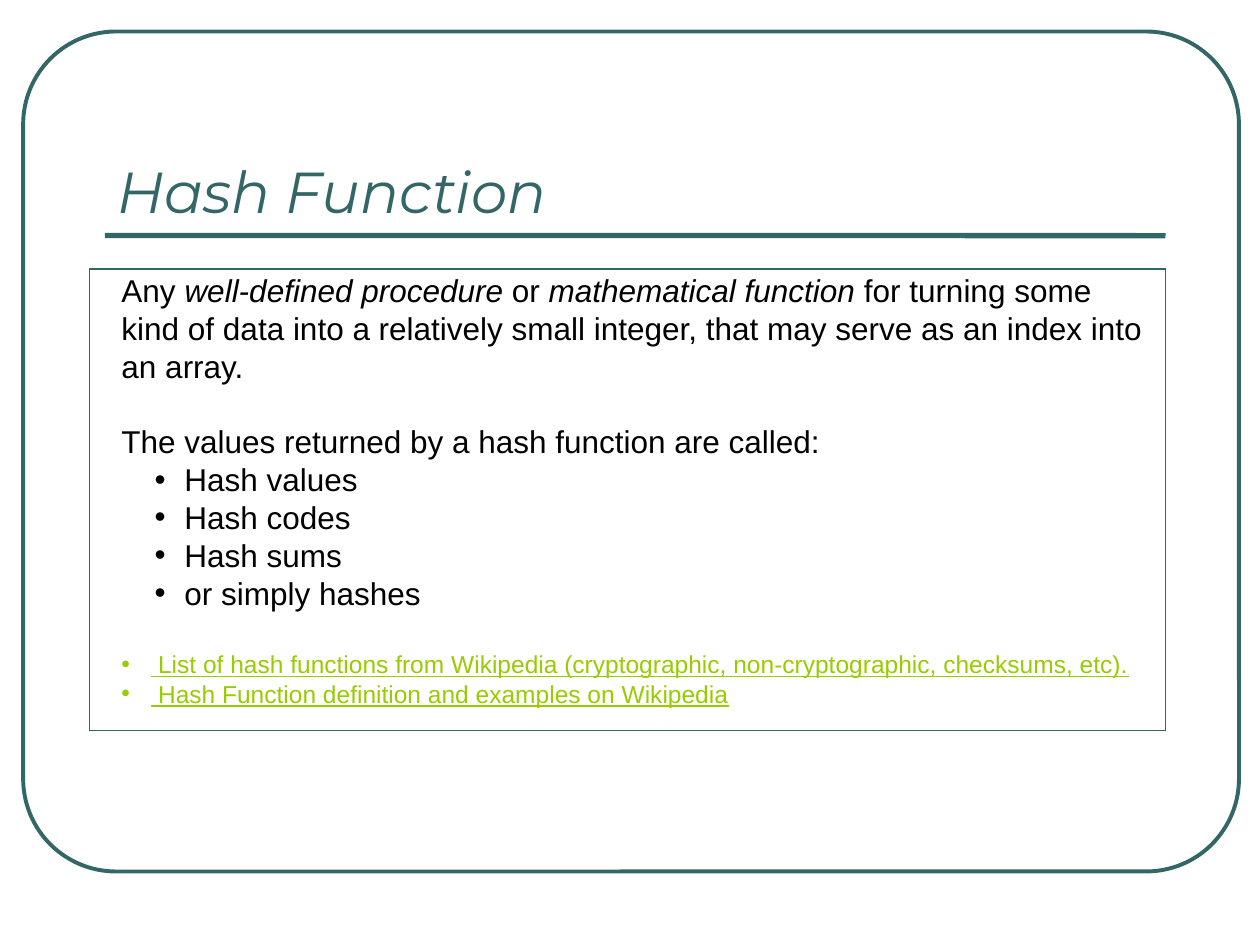
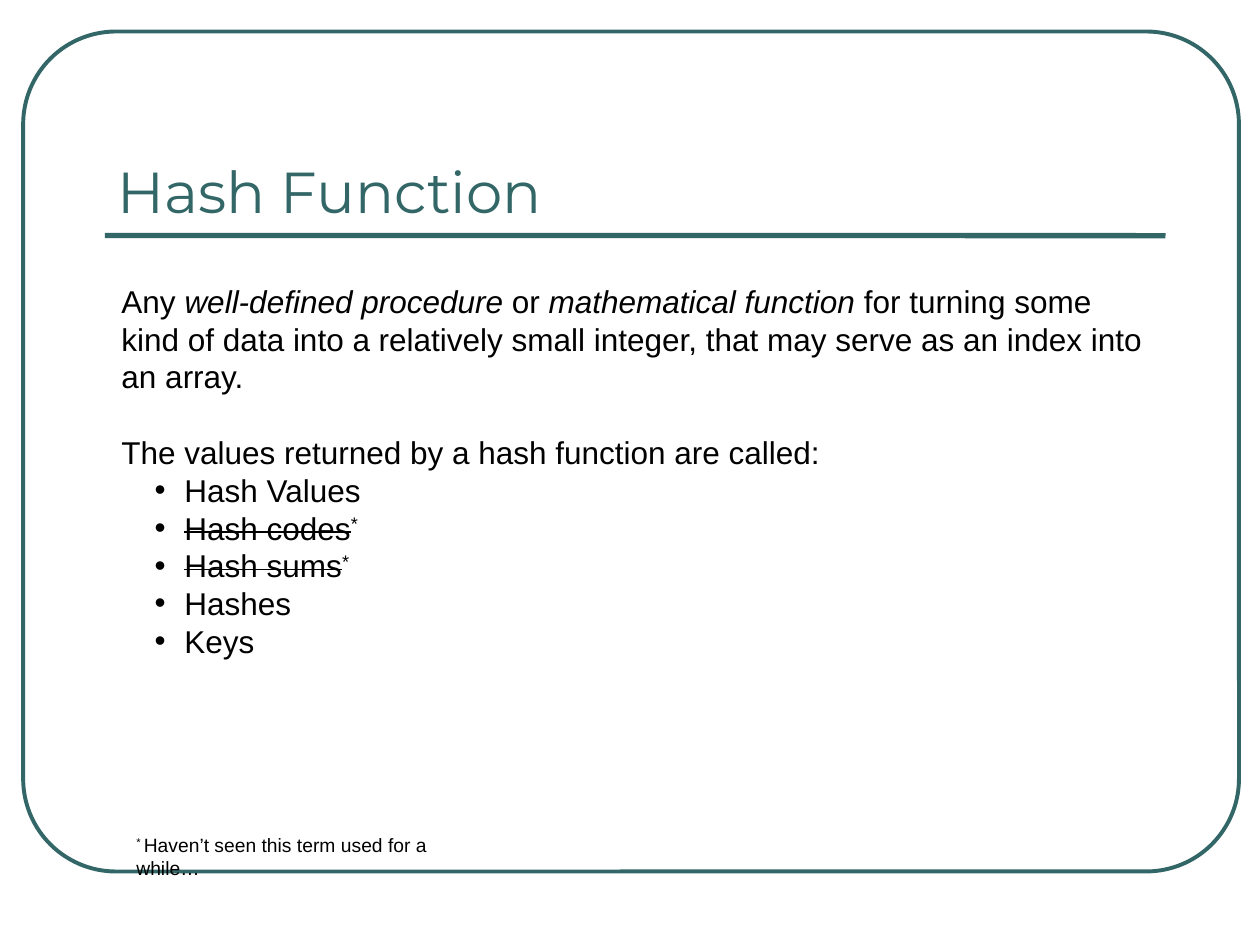
Before and after one commit to rugbyprof/3013-Algorithms, a slide deck: slide 20 of Lectures/07-Hashing/Hashing_Feb_16_2021.pptx (slide 19 before the commit). Drawn at 1260x945 pixels with LibreOffice and Linux fonts; fonts in the diff are those of the drawing. Boxes give left, top, right and bottom in pixels: in the first picture for what was removed or moved away, otherwise in the second. Text is boxed around its words. In the diff, an @@ line names an element or a change of style, - is before the commit and + after.

Commit message:
hash ppt

```diff
--- a/Lectures/07-Hashing/Hashing_Feb_16_2021.pptx
+++ b/Lectures/07-Hashing/Hashing_Feb_16_2021.pptx
@@ text "Hash Function" at [117,170,542,214]: italic off @@
@@ rectangle removed at [89,270,1166,731] @@
@@ text "Any well-defined procedure or mathematical ...": place and size @@
-text "Any well-defined procedure or mathematical ..." at [121,279,1142,708]
+text "Any well-defined procedure or mathematical ..." at [121,290,1142,659]
@@ text at [184,479,361,659]: text changed; size 14 to 18 pt; text colour #99CC00 to #000000 @@
-  • Hash values
-  • Hash codes
-  • Hash sums
-  • or simply hashes
-• List of hash functions from Wikipedia (cryptographic, non-cryptographic, checksums, etc).
-• Hash Function definition and examples on Wikipedia
+  • Hash Values
+  • Hash codes*
+  • Hash sums*
+  • Hashes
+  • Keys
@@ text added at [136,838,427,875], 11 pt, text #000000 @@
+* Haven’t seen this term used for a while…
```
Also in this commit, not shown: 23 other slides changed, 6 slides added, 5 slides removed, 5 other files.
